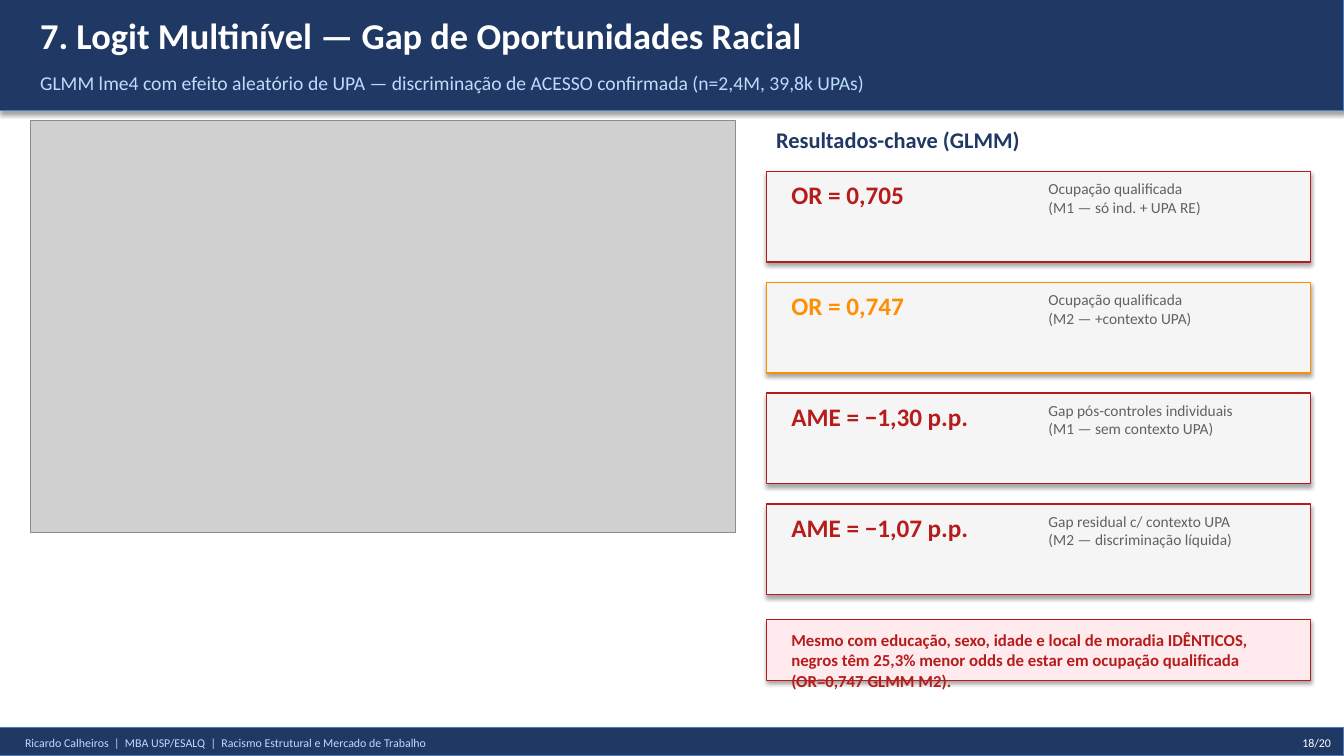
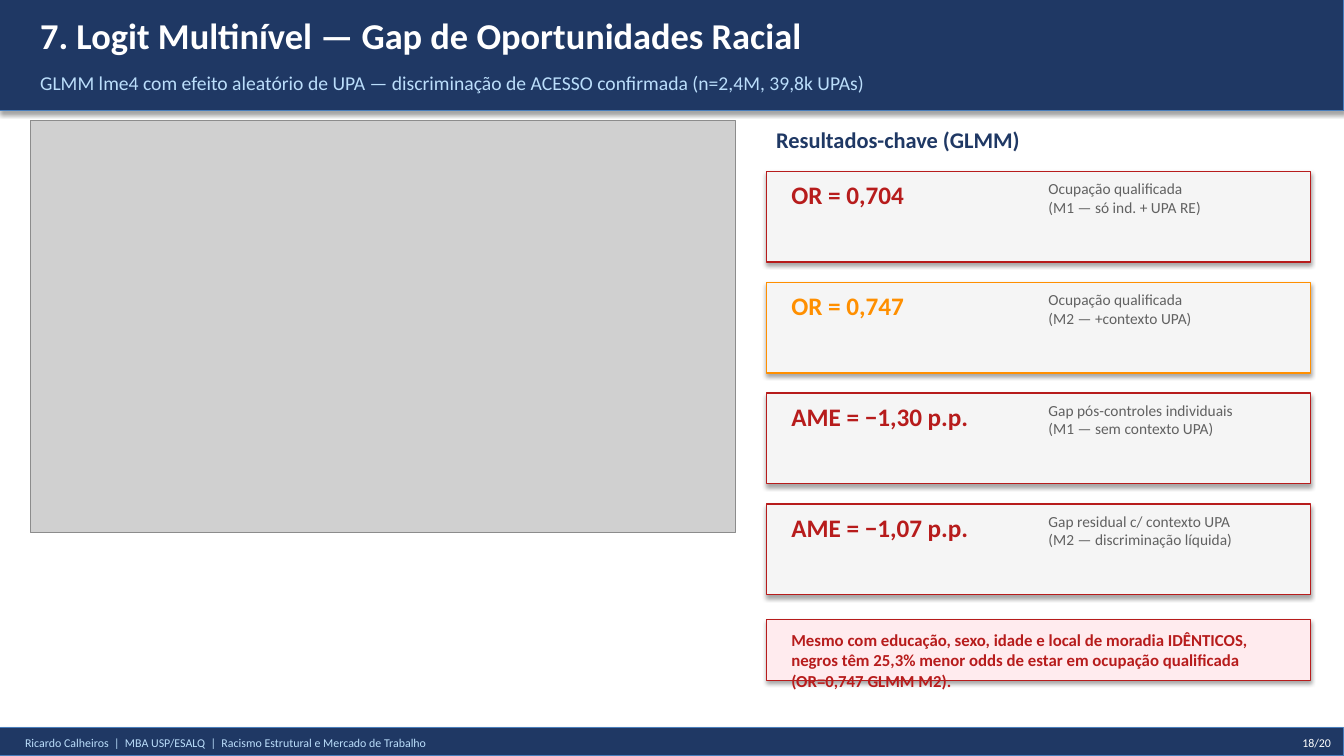
Before and after one commit to rickinrj-ux/ProjetoRacismoPNAD, a slide deck: slide 10 of apresentacao_tcc.pptx. Drawn at 1344x756 pixels with LibreOffice and Linux fonts; fonts in the diff are those of the drawing; grey boxes stand for pictures. Boxes give left, top, right and bottom in pixels: in the first picture for what was removed or moved away, otherwise in the second. Text is boxed around its words. In the diff, an @@ line names an element or a change of style, - is before the commit and + after.

```diff
--- a/apresentacao_tcc.pptx
+++ b/apresentacao_tcc.pptx
@@ text at (791, 187, 903, 207): text changed @@
-OR = 0,705
+OR = 0,704
```
Also in this commit, not shown: 5 other slides changed, 13 other files.
